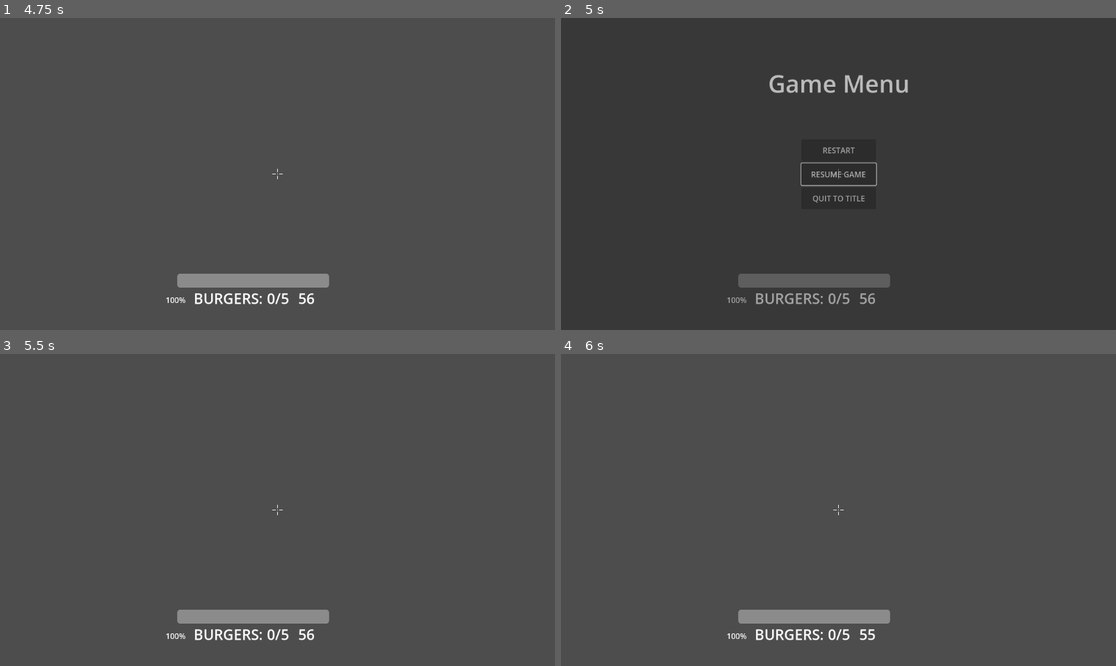
Above: before the commit, frames 1-4 (two rows, left to right).
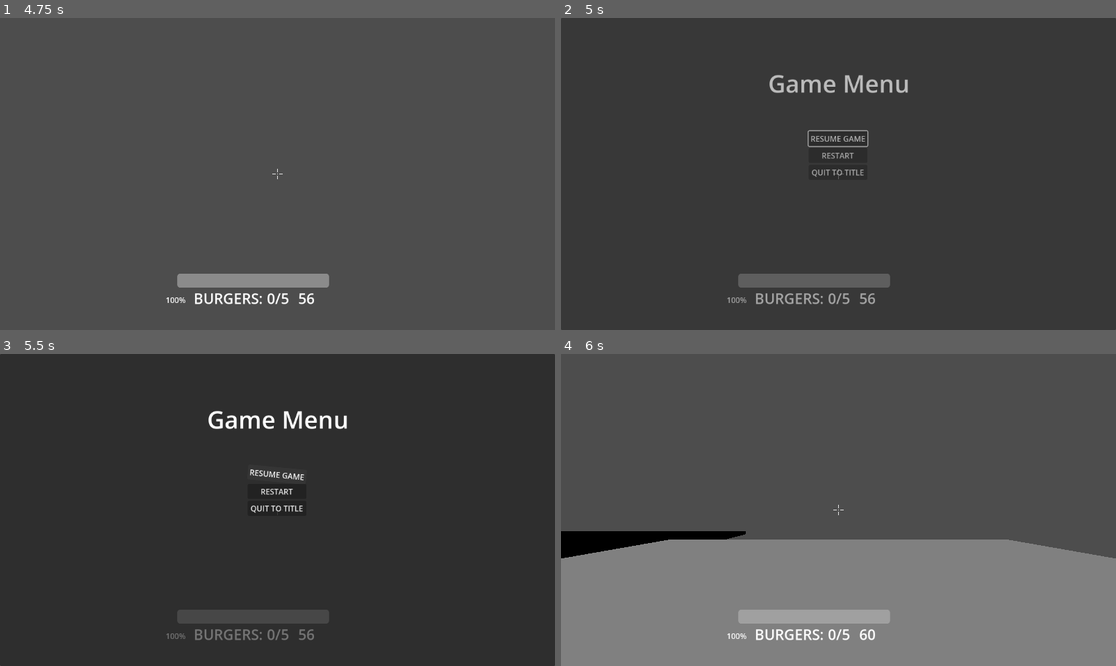
Above: after the commit, the same moments.

Repository: Gablinski/Foren
Game: Godot game, scene res://main_menu.tscn
The game is run twice, just before and just after one commit, with the same random seed, the same clock (stepped at 60 frames per second) and the same inputs. The project has no main scene, so this scene is started directly.
Inputs (mouse positions are in pixels of both pictures, inside the frame that each line leads up to):
- Up to frame 1 (4.75 s): click "START" at 0.5 s; tap Enter at 1.25, 4.25 s; move the mouse to (305, 174) at 1.27 s; hold W (move_forward) from 1.28 s (still down); tap Q (dash) every 0.75 s from 1.35 to 4.35 s; tap Space (jump) at 1.52, 2.27, 3.5, 3.77, 4.52 s; move the mouse to (249, 174) at 2.02 s; move the mouse to (288, 167) at 2.77 s; move the mouse to (271, 180) at 3.52 s; move the mouse to (316, 177) at 4.27 s
- Up to frame 2 (5 s): keep holding W (move_forward); tap Escape at 4.9 s
- Up to frame 3 (5.5 s): release W (move_forward) at 5 s; click "RESUME GAME" at 5 s
- Up to frame 4 (6 s): click (838, 491) at 5.75 s, where only the run after the commit has a clickable "RESTART"

Frame 1 is identical in both runs. In frame 2, 0.7% of the frame differs, in the area x 43-57%, y 35-60%; in frame 3, 99%, in the area x 0-100%, y 0-100%; in frame 4, 39%.

Commit message:
TUNGTUNGUNTG

Diff:
--- /dev/null
+++ b/auto_tween.gd
@@ -0,0 +1,106 @@
+extends Node
+
+enum ANIM_TYPE { FADE, SCALE }
+enum ANIM_WHEN { READY, VISIBLE, TRIGGER }
+enum SCALE_FROM { CENTER, TOP_LEFT, TOP_CENTER }
+
+@export var target : Control
+@export var anim_when : ANIM_WHEN = ANIM_WHEN.VISIBLE
+@export var anim_type : ANIM_TYPE = ANIM_TYPE.SCALE
+@export var scale_from : SCALE_FROM = SCALE_FROM.CENTER
+@export var duration : float = 0.2
+@export var start_delay : float = 0.0
+@export var auto_hide_after : float = -1.0
+@export var change_visible : bool = false
+@export var force_from : bool = false
+
+signal show_started
+signal hide_started
+
+var tween : Tween
+var ignore_visibility_change : bool = false
+
+func _ready() -> void:
+	if not target:
+		target = get_parent()
+
+	match anim_type:
+		ANIM_TYPE.FADE:
+			target.modulate.a = 0.0
+		ANIM_TYPE.SCALE:
+			target.scale = Vector2.ZERO
+
+	if anim_type == ANIM_TYPE.SCALE:
+		set_pivot(scale_from)
+
+	match anim_when:
+		ANIM_WHEN.READY:
+			await target.ready
+			show()
+		ANIM_WHEN.VISIBLE:
+			target.visibility_changed.connect(_on_target_visibility_changed)
+		ANIM_WHEN.TRIGGER:
+			if not get_parent().has_signal("show_started"):
+				printerr("Autotween set to trigger but no autotween_trigger defined")
+				return
+
+func _on_target_visibility_changed() -> void:
+	if ignore_visibility_change:
+		return
+	if target.visible:
+		show()
+	else:
+		hide()
+
+func show() -> void:
+	show_started.emit()
+	if tween and tween.is_running():
+		tween.kill()
+
+	tween = create_tween().set_ease(Tween.EASE_OUT).set_trans(Tween.TRANS_BACK)
+
+	if start_delay > 0.0:
+		tween.tween_interval(start_delay)
+
+	match anim_type:
+		ANIM_TYPE.FADE:
+			tween.tween_property(target, "modulate:a", 1.0, duration)
+		ANIM_TYPE.SCALE:
+			set_pivot(scale_from)
+			if force_from:
+				target.scale = Vector2.ZERO
+			tween.tween_property(target, "scale", Vector2.ONE, duration).from(Vector2.ZERO)
+
+	if auto_hide_after > 0.0:
+		tween.chain().tween_interval(auto_hide_after)
+		tween.chain().tween_callback(hide)
+
+func hide() -> void:
+	hide_started.emit()
+	if tween and tween.is_running():
+		tween.kill()
+
+	tween = create_tween().set_ease(Tween.EASE_IN).set_trans(Tween.TRANS_BACK)
+
+	match anim_type:
+		ANIM_TYPE.FADE:
+			tween.tween_property(target, "modulate:a", 0.0, duration)
+		ANIM_TYPE.SCALE:
+			set_pivot(scale_from)
+			tween.tween_property(target, "scale", Vector2.ZERO, duration)
+
+	if change_visible:
+		tween.chain().tween_callback(func():
+			ignore_visibility_change = true
+			target.visible = false
+			ignore_visibility_change = false
+		)
+
+func set_pivot(pivot: SCALE_FROM) -> void:
+	match pivot:
+		SCALE_FROM.CENTER:
+			target.pivot_offset = target.size / 2.0
+		SCALE_FROM.TOP_LEFT:
+			target.pivot_offset = Vector2(0.0, 0.0)
+		SCALE_FROM.TOP_CENTER:
+			target.pivot_offset = Vector2(target.size.x / 2.0, 0.0)
--- /dev/null
+++ b/auto_tween_property.gd
@@ -0,0 +1,28 @@
+#@tool
+#extends Control
+
+#@export var target_property : String = "text"
+
+#var tween : Tween
+
+#func _set(property: StringName, value: Variant) -> bool:
+#	if property == target_property:
+#		if get(property) == value:
+#			return false
+#		animate()
+#		return false
+#	return false
+
+#func animate() -> void:
+#	pivot_offset = size / 2.0
+#	if tween and tween.is_running():
+#		tween.kill()
+
+#	tween = create_tween().set_ease(Tween.EASE_OUT).set_trans(Tween.TRANS_BACK)
+#	tween.tween_property(self, "scale:x", 1.2, 0.1)
+#	tween.parallel().tween_property(self, "scale:y", 1.2, 0.15)
+#	tween.parallel().tween_property(self, "rotation_degrees",
+#		15.0 * [-1.0, 1.0].pick_random(), 0.1)
+#	tween.chain().tween_property(self, "scale:x", 1.0, 0.2).set_delay(0.25)
+#	tween.parallel().tween_property(self, "scale:y", 1.0, 0.3)
+#	tween.parallel().tween_property(self, "rotation_degrees", 0.0, 0.15)
--- /dev/null
+++ b/auto_tween_property.tscn
@@ -0,0 +1,6 @@
+[gd_scene format=3 uid="uid://cb0f3tdef61vl"]
+
+[ext_resource type="Script" uid="uid://btx627xaya0b7" path="res://auto_tween_property.gd" id="1_iy00i"]
+
+[node name="AutoTweenProperty" type="Node" unique_id=42427812]
+script = ExtResource("1_iy00i")
--- /dev/null
+++ b/button_animation.gd
@@ -0,0 +1,65 @@
+extends Button
+
+@export var hover_animate : bool  = true
+@export var width_full_rot : float = 200.0  # reference width for rotation scaling
+
+var tween : Tween
+
+func _ready() -> void:
+	mouse_entered.connect(hover)
+	mouse_exited.connect(unhover)
+	pressed.connect(on_press)
+
+func hover() -> void:
+	if disabled:
+		return
+	if not hover_animate:
+		return
+
+	pivot_offset = size / 2.0
+
+	var scale_ratio : float = clampf(width_full_rot / size.x, 0.5, 1.0)
+	var scale_target : float = 1.0 + (0.2 * scale_ratio)
+
+	if tween and tween.is_running():
+		tween.kill()
+
+	tween = create_tween().set_ease(Tween.EASE_OUT).set_trans(Tween.TRANS_BACK)
+	tween.tween_property(self, "scale:x", scale_target, 0.2)
+	tween.parallel().tween_property(self, "scale:y", scale_target, 0.35)
+	tween.parallel().tween_property(self, "rotation_degrees",
+		5.0 * scale_ratio * [-1.0, 1.0].pick_random(), 0.1)
+	tween.parallel().tween_property(self, "rotation_degrees",
+		0.0, 0.1).set_delay(0.1)
+
+func unhover() -> void:
+	if disabled:
+		return
+	if not hover_animate:
+		return
+
+	pivot_offset = size / 2.0
+
+	if tween and tween.is_running():
+		tween.kill()
+
+	tween = create_tween().set_ease(Tween.EASE_OUT).set_trans(Tween.TRANS_BACK)
+	tween.tween_property(self, "scale:x", 1.0, 0.2)
+	tween.parallel().tween_property(self, "scale:y", 1.0, 0.35)
+	tween.parallel().tween_property(self, "rotation_degrees", 0.0, 0.1)
+
+func on_press() -> void:
+	if disabled:
+		return
+
+	pivot_offset = size / 2.0
+
+	if tween and tween.is_running():
+		tween.kill()
+
+	# Squish down on click then spring back
+	tween = create_tween().set_ease(Tween.EASE_OUT).set_trans(Tween.TRANS_BACK)
+	tween.tween_property(self, "scale:x", 1.2, 0.08)
+	tween.parallel().tween_property(self, "scale:y", 0.85, 0.08)
+	tween.chain().tween_property(self, "scale:x", 1.0, 0.15)
+	tween.parallel().tween_property(self, "scale:y", 1.0, 0.15)
--- /dev/null
+++ b/button_animation.tscn
@@ -0,0 +1,6 @@
+[gd_scene format=3 uid="uid://cbp4h43f7n8un"]
+
+[ext_resource type="Script" uid="uid://beg0sdtff03a5" path="res://button_animation.gd" id="1_r7p56"]
+
+[node name="ButtonAnimation" type="Node" unique_id=1644639104]
+script = ExtResource("1_r7p56")
--- /dev/null
+++ b/containertween.gd
@@ -0,0 +1,80 @@
+extends Node
+
+enum ANIM_TYPE { SCALE, SLIDE_IN_LEFT, SLIDE_IN_RIGHT }
+enum ORDER { START_TOP, START_BOTTOM }
+enum ANIM_WHEN { READY, TRIGGER }
+
+@export var target : Control
+@export var anim_when : ANIM_WHEN = ANIM_WHEN.READY
+@export var anim_type : ANIM_TYPE = ANIM_TYPE.SLIDE_IN_LEFT
+@export var order_type : ORDER = ORDER.START_TOP
+@export var scale_from : Vector2 = Vector2.ZERO
+@export var duration : float = 0.2
+@export var delay_appear : float = 0.2
+@export var delay_between_elements : float = 0.05
+@export var change_visible : bool = false
+
+signal show_finished
+
+var tween : Tween
+
+func _ready() -> void:
+	if not target:
+		target = get_parent()
+
+	match anim_type:
+		ANIM_TYPE.SCALE:
+			for c in target.get_children():
+				if not c is Control:
+					continue
+				c.scale = Vector2.ZERO
+				c.modulate.a = 0.0
+		ANIM_TYPE.SLIDE_IN_LEFT, ANIM_TYPE.SLIDE_IN_RIGHT:
+			for c in target.get_children():
+				if not c is Control:
+					continue
+				c.modulate.a = 0.0
+
+	if anim_when == ANIM_WHEN.READY:
+		await target.ready
+		appear()
+
+func appear() -> void:
+	if tween and tween.is_running():
+		tween.kill()
+
+	tween = create_tween()
+	tween.set_parallel(true)
+
+	if delay_appear > 0.0:
+		tween.tween_interval(delay_appear)
+		tween.chain().tween_interval(0.01)
+
+	var children : Array = target.get_children()
+	if order_type == ORDER.START_BOTTOM:
+		children.reverse()
+
+	var idx : int = 0
+	for c in children:
+		if not c is Control:
+			idx += 1
+			continue
+		match anim_type:
+			ANIM_TYPE.SCALE:
+				tween.tween_property(c, "scale", Vector2.ONE, duration) \
+					.from(Vector2.ZERO).set_delay(delay_between_elements * idx)
+				tween.tween_property(c, "modulate:a", 1.0, 0.01) \
+					.set_delay(delay_between_elements * idx)
+			ANIM_TYPE.SLIDE_IN_LEFT:
+				tween.tween_property(c, "position:x", c.position.x, duration) \
+					.from(c.position.x - c.size.x).set_delay(delay_between_elements * idx)
+				tween.tween_property(c, "modulate:a", 1.0, 0.05) \
+					.set_delay(delay_between_elements * idx)
+			ANIM_TYPE.SLIDE_IN_RIGHT:
+				tween.tween_property(c, "position:x", c.position.x, duration) \
+					.from(c.position.x + c.size.x).set_delay(delay_between_elements * idx)
+				tween.tween_property(c, "modulate:a", 1.0, 0.05) \
+					.set_delay(delay_between_elements * idx)
+		idx += 1
+
+	tween.chain().tween_callback(show_finished.emit)
--- a/node_3d.tscn
+++ b/node_3d.tscn
@@ -10,6 +10,9 @@
 [ext_resource type="Script" uid="uid://re16kidftmvc" path="res://win_lose_green.gd" id="7_jsk3o"]
 [ext_resource type="PackedScene" uid="uid://0pusmkcmxmh" path="res://rising_platform.tscn" id="8_4arys"]
 [ext_resource type="Script" uid="uid://rtfm16fkr3ux" path="res://pause_menu.gd" id="8_6iypd"]
+[ext_resource type="Script" uid="uid://dj8ud7oafxrlp" path="res://auto_tween.gd" id="9_imku0"]
+[ext_resource type="Script" uid="uid://beg0sdtff03a5" path="res://button_animation.gd" id="10_tereu"]
+[ext_resource type="Script" uid="uid://d1gm5b5k36yf1" path="res://containertween.gd" id="11_cdqbm"]
 
 [sub_resource type="BoxShape3D" id="BoxShape3D_i5arm"]
 
@@ -193,6 +196,9 @@
 grow_vertical = 2
 text = "QUIT"
 
+[node name="AutoTween" type="Node" parent="WinLoseGreen/Panel" unique_id=566148918]
+script = ExtResource("9_imku0")
+
 [node name="PauseMenu" type="CanvasLayer" parent="." unique_id=2012220508 groups=["pause_menu"]]
 process_mode = 3
 layer = 10
@@ -229,51 +235,31 @@
 horizontal_alignment = 1
 vertical_alignment = 1
 
-[node name="ResumeButton" type="Button" parent="PauseMenu/Panel" unique_id=298917195]
-layout_mode = 1
-anchors_preset = 8
-anchor_left = 0.5
-anchor_top = 0.5
-anchor_right = 0.5
-anchor_bottom = 0.5
-offset_left = -77.5
-offset_top = -22.5
-offset_right = 77.5
-offset_bottom = 22.5
-grow_horizontal = 2
-grow_vertical = 2
+[node name="VBoxContainer" type="VBoxContainer" parent="PauseMenu/Panel" unique_id=454647076]
+layout_mode = 0
+offset_left = 514.0
+offset_top = 235.0
+offset_right = 636.0
+offset_bottom = 336.0
+
+[node name="ResumeButton" type="Button" parent="PauseMenu/Panel/VBoxContainer" unique_id=298917195]
+layout_mode = 2
 text = "RESUME GAME"
-
-[node name="RestartButton" type="Button" parent="PauseMenu/Panel" unique_id=1586076812]
-layout_mode = 1
-anchors_preset = 8
-anchor_left = 0.5
-anchor_top = 0.5
-anchor_right = 0.5
-anchor_bottom = 0.5
-offset_left = -77.5
-offset_top = -72.0
-offset_right = 77.5
-offset_bottom = -27.0
-grow_horizontal = 2
-grow_vertical = 2
+script = ExtResource("10_tereu")
+
+[node name="RestartButton" type="Button" parent="PauseMenu/Panel/VBoxContainer" unique_id=1586076812]
+layout_mode = 2
 text = "RESTART"
-
-[node name="QuitButton" type="Button" parent="PauseMenu/Panel" unique_id=648960005]
-layout_mode = 1
-anchors_preset = 8
-anchor_left = 0.5
-anchor_top = 0.5
-anchor_right = 0.5
-anchor_bottom = 0.5
-offset_left = -77.5
-offset_top = 28.0
-offset_right = 77.5
-offset_bottom = 73.0
-grow_horizontal = 2
-grow_vertical = 2
+script = ExtResource("10_tereu")
+
+[node name="QuitButton" type="Button" parent="PauseMenu/Panel/VBoxContainer" unique_id=648960005]
+layout_mode = 2
 text = "QUIT TO TITLE
 "
+script = ExtResource("10_tereu")
+
+[node name="containertween" type="Node" parent="PauseMenu/Panel" unique_id=612451338]
+script = ExtResource("11_cdqbm")
 
 [node name="WinZone" type="Area3D" parent="." unique_id=1546917394 groups=["win_zone"]]
 transform = Transform3D(1, 0, 0, 0, 1, 0, 0, 0, 1, 0, 0.9676492, 7.60793)
--- a/pause_menu.gd
+++ b/pause_menu.gd
@@ -6,12 +6,12 @@
 var _game_over : bool = false
 
 @onready var panel          : Panel  = $Panel
-@onready var resume_button  : Button = $Panel/ResumeButton
-@onready var restart_button : Button = $Panel/RestartButton
-@onready var quit_button    : Button = $Panel/QuitButton
+@onready var resume_button  : Button = $Panel/VBoxContainer/ResumeButton
+@onready var restart_button : Button = $Panel/VBoxContainer/RestartButton
+@onready var quit_button    : Button = $Panel/VBoxContainer/QuitButton
 
 func _ready() -> void:
-	panel.visible = false
+	panel.modulate.a = 0.0  # hide visually but keep in tree
 	resume_button.pressed.connect(_on_resume)
 	restart_button.pressed.connect(_on_restart)
 	quit_button.pressed.connect(_on_quit)
@@ -34,18 +34,17 @@
 
 func _pause() -> void:
 	_paused = true
-	panel.visible = true
+	panel.modulate.a = 0.0
 	get_tree().paused = true
 	Input.mouse_mode = Input.MOUSE_MODE_VISIBLE
 	resume_button.grab_focus()
-	panel.modulate.a = 0.0
 	var tween := create_tween()
 	tween.tween_property(panel, "modulate:a", 1.0, 0.2) \
 		.set_trans(Tween.TRANS_QUAD).set_ease(Tween.EASE_OUT)
 
 func _on_resume() -> void:
 	_paused = false
-	panel.visible = false
+	panel.modulate.a = 0.0
 	get_tree().paused = false
 	Input.mouse_mode = Input.MOUSE_MODE_CAPTURED
 
Not shown, added: auto_tween.gd.uid
Not shown, added: auto_tween_property.gd.uid
Not shown, added: button_animation.gd.uid
Not shown, added: containertween.gd.uid
